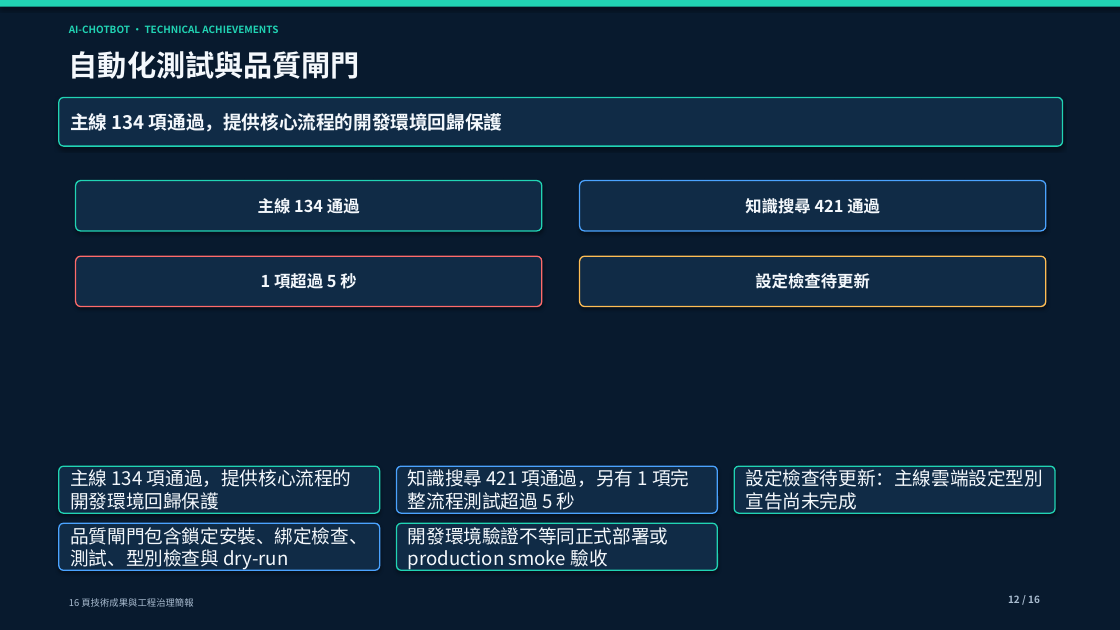
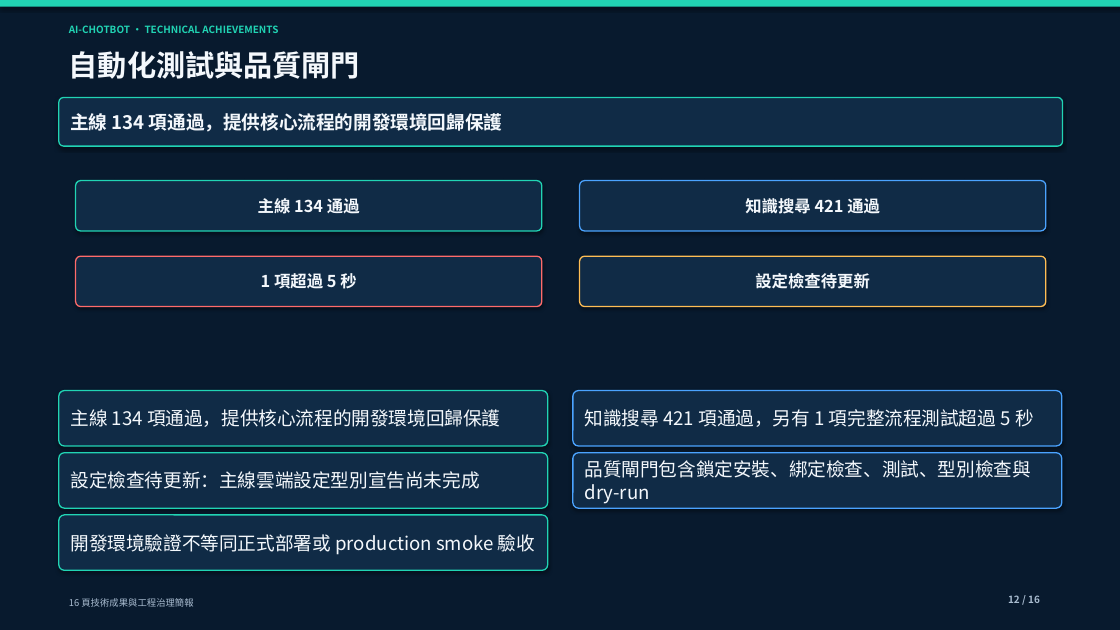
Before and after one commit to yamopeng0918/AI-ChotBot, a slide deck: slide 12 of docs/presentations/AI-ChotBot-technical-achievements.pptx. Drawn at 1120x630 pixels with LibreOffice and Linux fonts; fonts in the diff are those of the drawing. Boxes give left, top, right and bottom in pixels: in the first picture for what was removed or moved away, otherwise in the second. Text is boxed around its words. In the diff, an @@ line names an element or a change of style, - is before the commit and + after.

```diff
--- a/docs/presentations/AI-ChotBot-technical-achievements.pptx
+++ b/docs/presentations/AI-ChotBot-technical-achievements.pptx
@@ rounded rectangle "主線 134 項通過，提供核心流程的開發環境回歸保護": place and size @@
-rounded rectangle "主線 134 項通過，提供核心流程的開發環境回歸保護" at <box>59,466,380,513</box>
+rounded rectangle "主線 134 項通過，提供核心流程的開發環境回歸保護" at <box>59,391,548,446</box>
@@ rounded rectangle "知識搜尋 421 項通過，另有 1 項完整流程測試超過 ...": place and size @@
-rounded rectangle "知識搜尋 421 項通過，另有 1 項完整流程測試超過 ..." at <box>397,466,718,513</box>
+rounded rectangle "知識搜尋 421 項通過，另有 1 項完整流程測試超過 ..." at <box>573,391,1062,446</box>
@@ rounded rectangle "設定檢查待更新：主線雲端設定型別宣告尚未完成": place and size @@
-rounded rectangle "設定檢查待更新：主線雲端設定型別宣告尚未完成" at <box>734,466,1055,513</box>
+rounded rectangle "設定檢查待更新：主線雲端設定型別宣告尚未完成" at <box>59,453,548,508</box>
@@ rounded rectangle "品質閘門包含鎖定安裝、綁定檢查、測試、型別檢查與 dry-run": place and size @@
-rounded rectangle "品質閘門包含鎖定安裝、綁定檢查、測試、型別檢查與 dry-run" at <box>59,523,380,571</box>
+rounded rectangle "品質閘門包含鎖定安裝、綁定檢查、測試、型別檢查與 dry-run" at <box>573,453,1062,508</box>
@@ rounded rectangle "開發環境驗證不等同正式部署或 production smoke 驗收": place and size @@
-rounded rectangle "開發環境驗證不等同正式部署或 production smoke 驗收" at <box>397,523,718,571</box>
+rounded rectangle "開發環境驗證不等同正式部署或 production smoke 驗收" at <box>59,515,548,571</box>
```
Also in this commit, not shown: 12 other slides changed, 3 other files.
